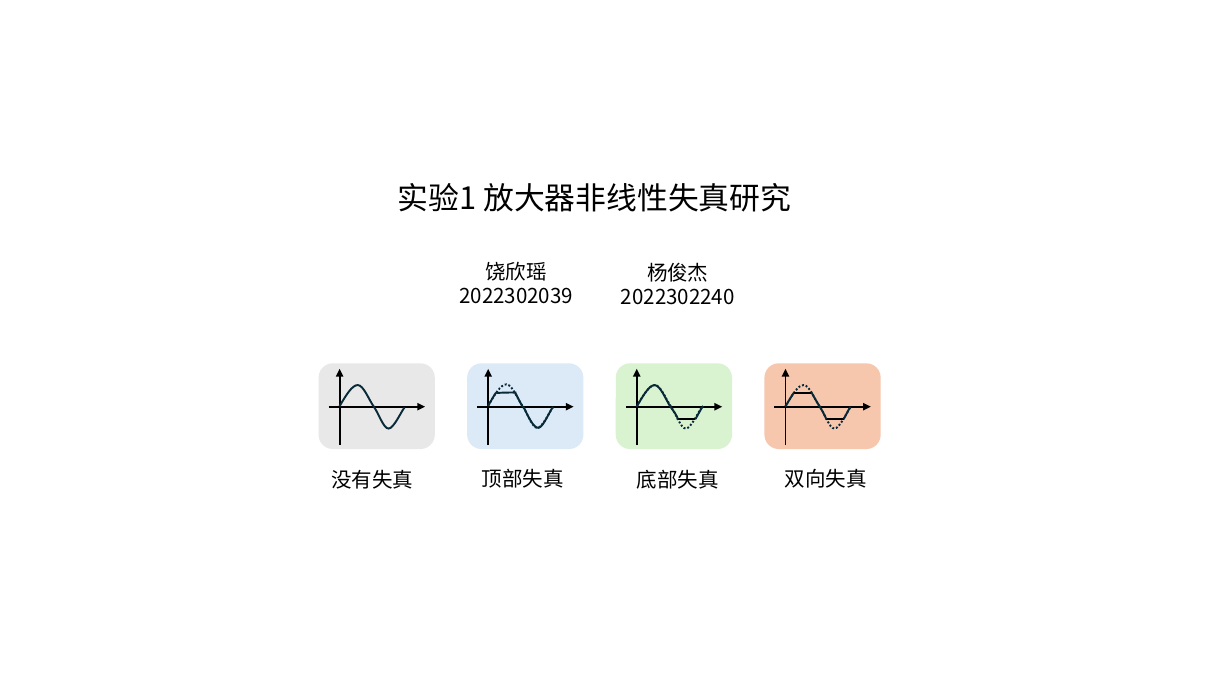
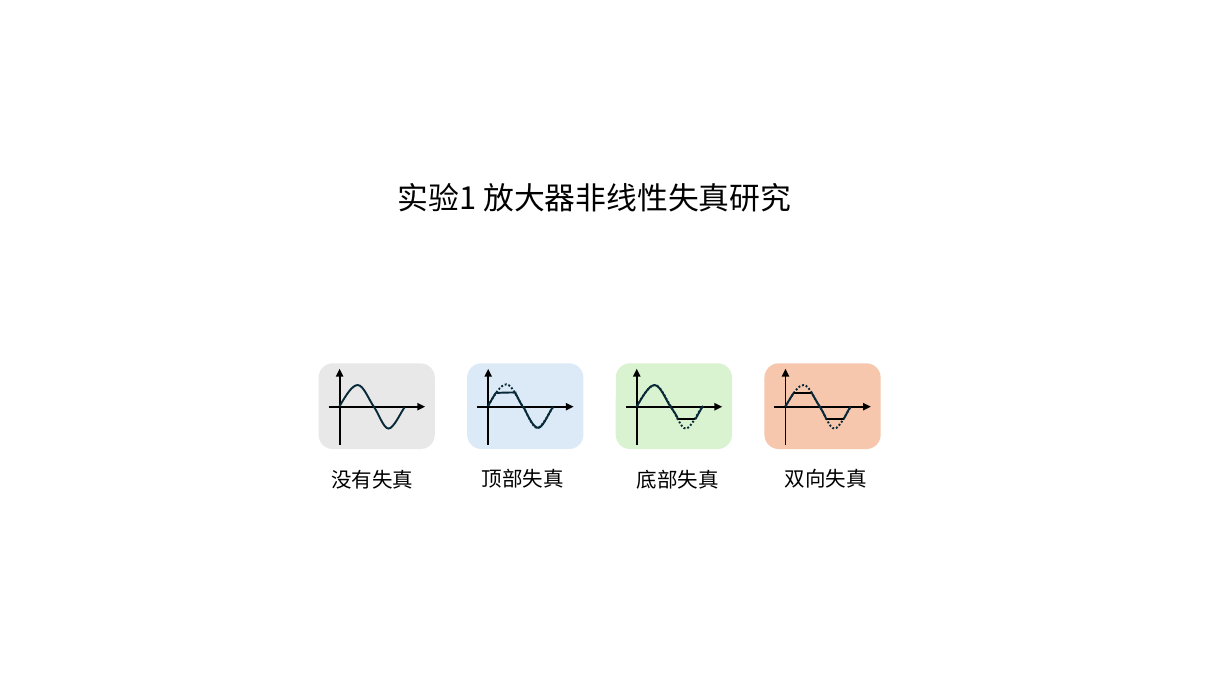
Before and after one commit to Rtwotwo/Micro-Development, a slide deck: slide 1 of assets/Screen_UI.pptx. Drawn at 1232x693 pixels with LibreOffice and Linux fonts; fonts in the diff are those of the drawing; background and template pictures are left out. Boxes give left, top, right and bottom in pixels: in the first picture for what was removed or moved away, otherwise in the second. Text is boxed around its words. In the diff, an @@ line names an element or a change of style, - is before the commit and + after.

```diff
--- a/assets/Screen_UI.pptx
+++ b/assets/Screen_UI.pptx
@@ text removed at bbox=[459, 261, 573, 304] @@
-饶欣瑶
-2022302039
@@ text removed at bbox=[621, 262, 735, 305] @@
-杨俊杰
-2022302240
```
Also in this commit, not shown: 1 other slide changed, 10 other files.
